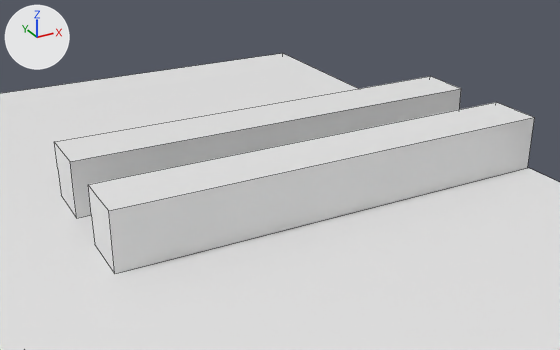
Before and after pictures for a commit that changed the Blender file maps/map_01.blend.
Before and after are seen from a camera (50 mm lens) standing at (-10.2, -44.2, 23.0) and looking at (15.2, 2.1, -0.2). Arrows for +X, +Y and +Z are at upper left; the lights stay in place. Mesh edges are drawn as thin lines.

Names of what the first picture shows: 'Floor', 'Wall', 'Wall.001'.
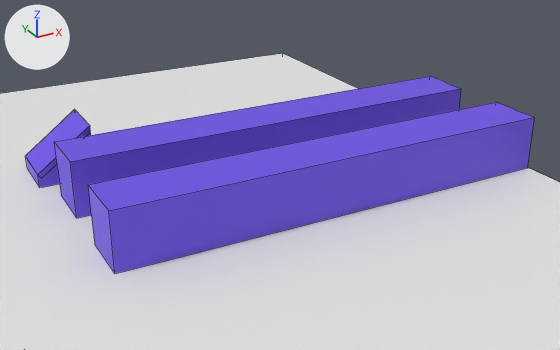
Where the newer file only moved an object's origin or applied its transform, the numbers keep the older frame.

Patch to the scene script:
```diff
--- a/maps/map_01.blend.py
+++ b/maps/map_01.blend.py
@@ mat_wall @@
 mat_wall = principled_material('Wall')
-mat_wall.base_color = (0.8, 0.8, 0.8)  # white #e7e7e7
+mat_wall.base_color = (0.153, 0.0753, 0.8)  # blue #6d4ee7
@@ me_cube_005 @@
+me_cube_005.from_pydata([(-1.0, -1.0, 0.0), (-1.0, 3.0, 0.0), (3.0, -1.0, 3.0), (3.0, 3.0, 3.0), (-0.76, -1.0, -0.32), (-0.76, 3.0, -0.32), (2.94, 3.0, 2.45), (2.94, -1.0, 2.45), (-1.0, -1.0, 0.0), (-1.0, 3.0, 0.0), (3.0, 3.0, 3.0), (3.0, -1.0, 3.0)], [], [(2, 0, 8, 11), (6, 5, 4, 7), (3, 1, 5, 6), (2, 3, 6, 7), (1, 0, 4, 5), (0, 2, 7, 4), (10, 11, 8, 9), (1, 3, 10, 9), (3, 2, 11, 10), (0, 1, 9, 8)])
+me_cube_005.materials.append(mat_wall)  # blue #6d4ee7
@@ me_cube_004 @@
+me_cube_004.from_pydata([(-1.0, -1.0, -1.0), (-1.0, -1.0, 0.0), (-1.0, 3.0, -1.0), (-1.0, 3.0, 0.0), (3.0, -1.0, -1.0), (3.0, -1.0, 3.0), (3.0, 3.0, -1.0), (3.0, 3.0, 3.0)], [], [(0, 1, 3, 2), (2, 3, 7, 6), (6, 7, 5, 4), (4, 5, 1, 0), (2, 6, 4, 0)])
+me_cube_004.materials.append(mat_wall)  # blue #6d4ee7
@@ ob_cube_001 @@
+ob_cube_001 = bpy.data.objects.new('Cube.001', me_cube_005)
+ob_cube_001.location = (0.0, 9.0, 1.0)
+_m = ob_cube_001.modifiers.new('Solidify', 'SOLIDIFY')
@@ ob_cube @@
+ob_cube = bpy.data.objects.new('Cube', me_cube_004)
+ob_cube.location = (0.0, 9.0, 1.0)
```

Location of each change, (x1, y1, x2, y2) in pixels of the pictures (560 x 350 px):
'Wall.001', recoloured (white to blue): (88, 102, 535, 274) in both
'Wall', recoloured (white to blue): (54, 76, 461, 218) in both
'Cube.001', added (blue): after (26, 109, 90, 178)
'Cube', added (blue): after (26, 133, 91, 188)
